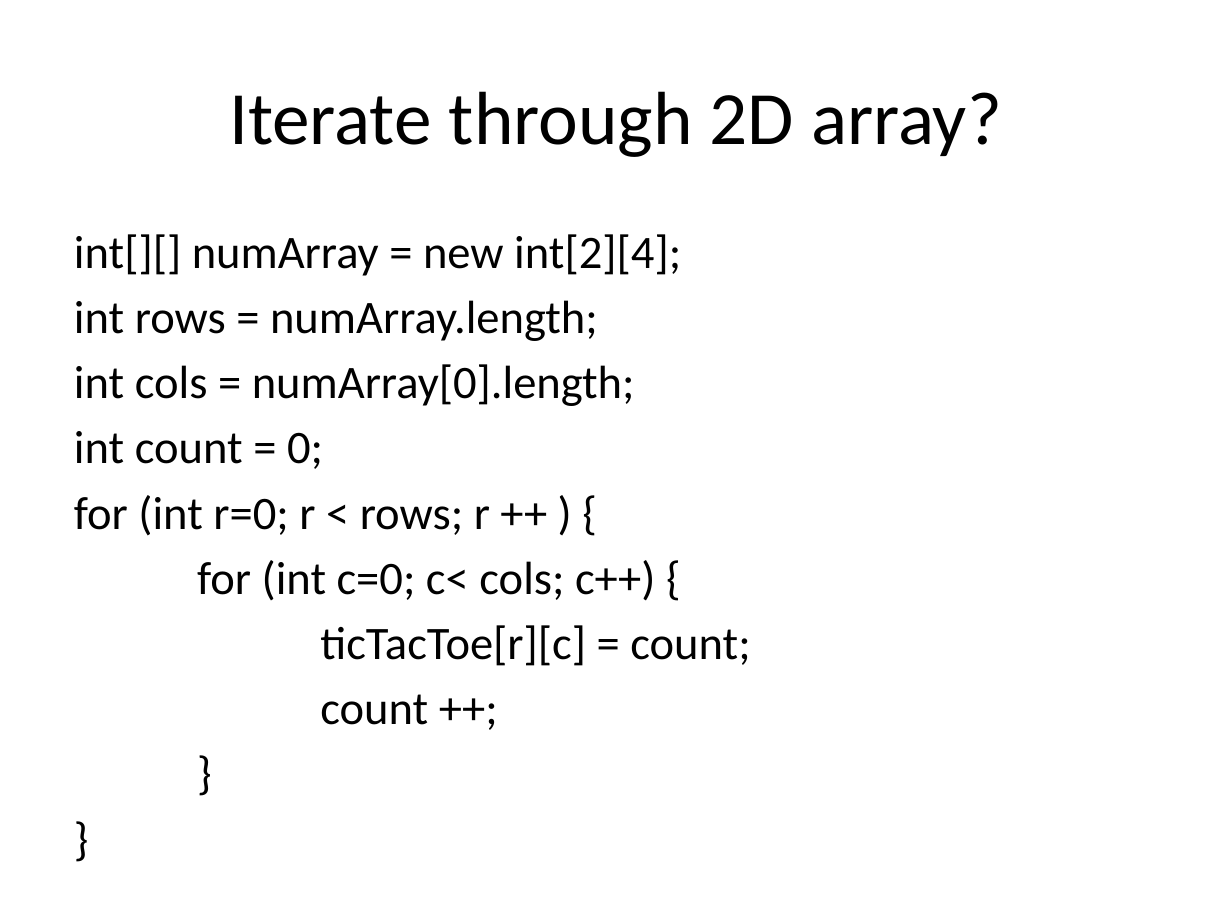
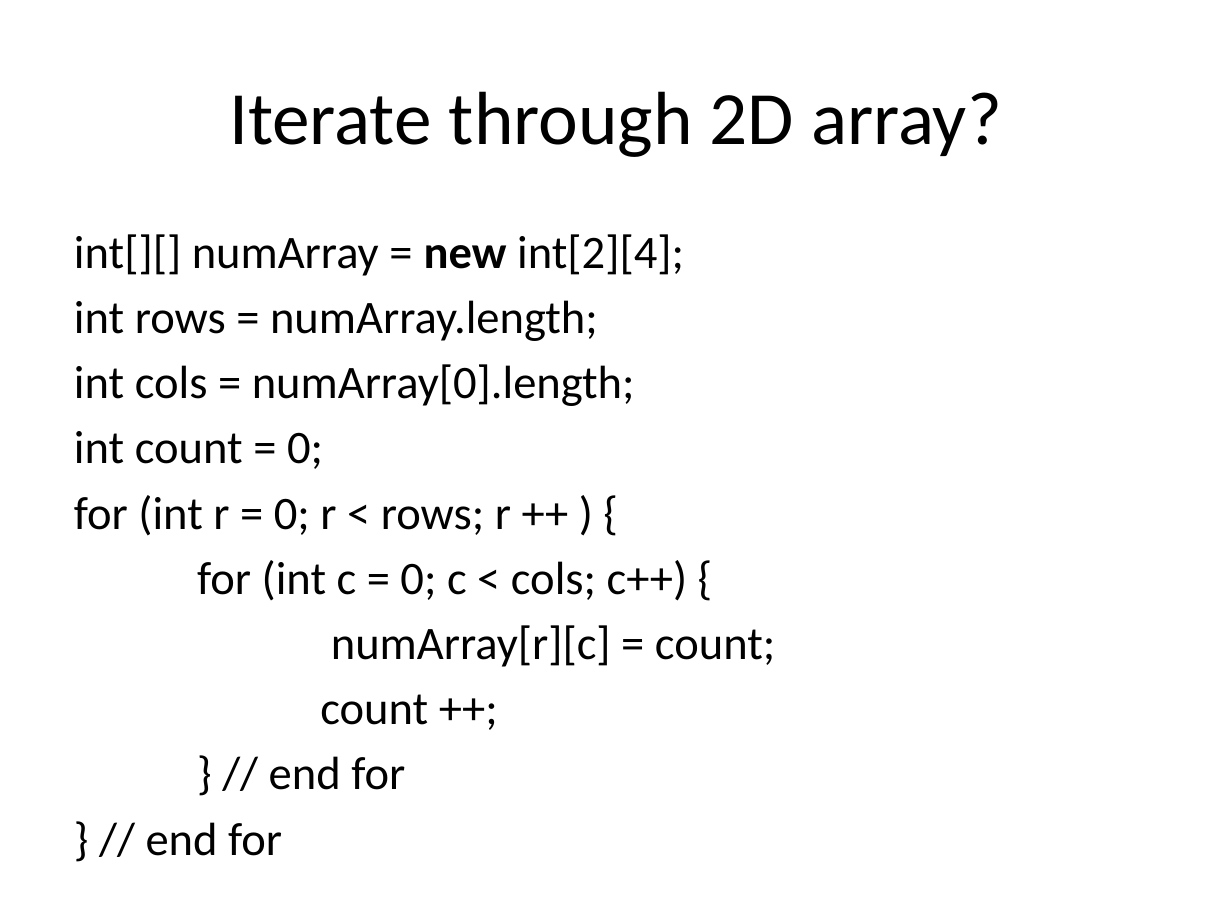
Before and after one commit to RHIT-CSSE/csse220, a slide deck: slide 33 of ClassMaterials/2DArraysAndMaps/Slides/2D Arrays and Maps.pptx. Drawn at 1232x924 pixels with LibreOffice and Linux fonts; fonts in the diff are those of the drawing. Boxes give left, top, right and bottom in pixels: in the first picture for what was removed or moved away, otherwise in the second. Text is boxed around its words. In the diff, an @@ line names an element or a change of style, - is before the commit and + after.

Commit message:
fixed slides 33, 34, 39 - referenced tictactoe on a non-tictactoe slide

```diff
--- a/ClassMaterials/2DArraysAndMaps/Slides/2D Arrays and Maps.pptx
+++ b/ClassMaterials/2DArraysAndMaps/Slides/2D Arrays and Maps.pptx
@@ text at [74,234,684,276]: bold on in "new" @@
@@ text at [74,495,775,667]: text changed @@
-for (int r=0; r < rows; r ++ ) {
-for (int c=0; c< cols; c++) {
-ticTacToe[r][c] = count;
+for (int r = 0; r < rows; r ++ ) {
+for (int c = 0; c < cols; c++) {
+numArray[r][c] = count;
@@ text at [269,756,405,790]: text changed @@
-}
-}
+} // end for
+} // end for
```
Also in this commit, not shown: 2 other slides changed.
